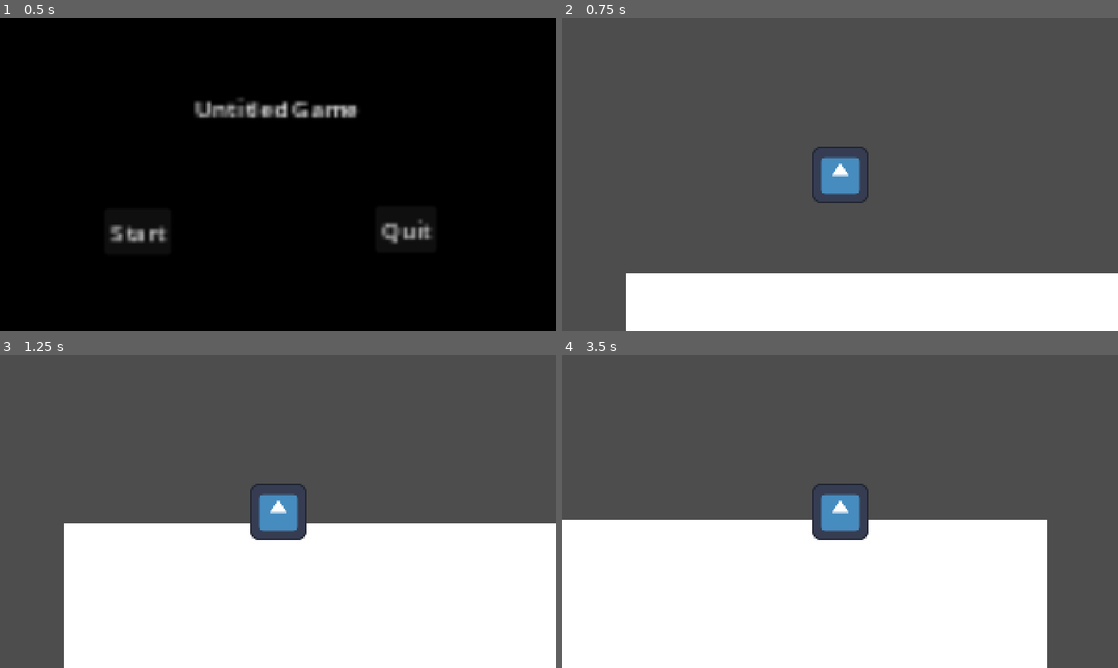
Above: before the commit, frames 1-4 (two rows, left to right).
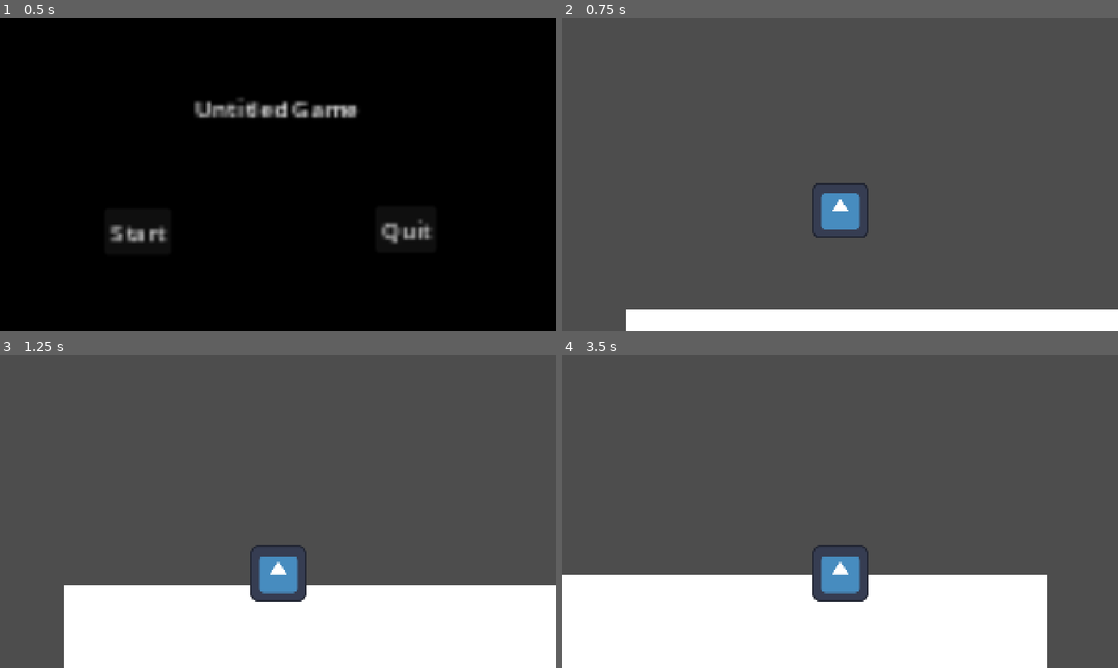
Above: after the commit, the same moments.

Repository: Jes-lan/Gamejam2025
Game: Godot game, scene res://scenes/splash_screen.tscn
The game is run twice, just before and just after one commit, with the same random seed, the same clock (stepped at 60 frames per second) and the same inputs. The engine's default icon, where the game draws it, is replaced by a stand-in: a white triangle on a blue panel in a dark square. Video files are missing from this copy of the repository; at most half a second of black plays in their place.
Inputs (mouse positions are in pixels of both pictures, inside the frame that each line leads up to):
- Up to frame 1 (0.5 s): no input
- Up to frame 2 (0.75 s): click "Start" at 0.5 s
- Up to frame 3 (1.25 s): no input
- Up to frame 4 (3.5 s): move the mouse to (962, 495) at 1.27 s; hold Z (rolling) 1.28-2.03 s; hold Right (ui_right) 1.28-2.78 s; tap Space (jumping) at 1.52, 2.27 s; click (962, 495) at 1.55 s; move the mouse to (728, 527) at 2.02 s; click (728, 527) at 2.1 s; tap Z (rolling) at 2.3 s; move the mouse to (895, 442) at 2.77 s; hold Left (ui_left) from 2.78 s (still down); hold Z (rolling) from 2.78 s (still down); click (895, 442) at 3.05 s

Frame 1 is identical in both runs. In frame 2, 12% of the frame differs, in the area x 11-100%, y 41-94%; in frame 3, 18%, in the area x 11-100%, y 41-79%; in frame 4, 17%.

Commit message:
Add frog character assets and scene configuration
- Imported frog texture as a compressed texture for optimized performance.
- Created a new scene for the frog character, including a sprite and collision shape.
- Linked the imported texture to the frog sprite in the scene.

Diff:
--- /dev/null
+++ b/characters/frog.tscn
@@ -0,0 +1,13 @@
+[gd_scene load_steps=3 format=3 uid="uid://uxtgr4cx8jov"]
+
+[ext_resource type="Texture2D" uid="uid://dfqre4jnfu4il" path="res://assets/frog.png" id="1_jng8l"]
+
+[sub_resource type="CapsuleShape2D" id="CapsuleShape2D_jng8l"]
+
+[node name="Frog" type="CharacterBody2D"]
+
+[node name="Frog" type="Sprite2D" parent="."]
+texture = ExtResource("1_jng8l")
+
+[node name="CollisionShape2D" type="CollisionShape2D" parent="."]
+shape = SubResource("CapsuleShape2D_jng8l")
--- a/characters/player.tscn
+++ b/characters/player.tscn
@@ -15,4 +15,6 @@
 shape = SubResource("CircleShape2D_3eadt")
 
 [node name="Camera2D" type="Camera2D" parent="."]
+offset = Vector2(0, -70)
 zoom = Vector2(1.5, 1.5)
+drag_vertical_enabled = true
--- a/project.godot
+++ b/project.godot
@@ -29,15 +29,40 @@
 
 [input]
 
+ui_left={
+"deadzone": 0.5,
+"events": [Object(InputEventKey,"resource_local_to_scene":false,"resource_name":"","device":0,"window_id":0,"alt_pressed":false,"shift_pressed":false,"ctrl_pressed":false,"meta_pressed":false,"pressed":false,"keycode":4194319,"physical_keycode":0,"key_label":0,"unicode":0,"location":0,"echo":false,"script":null)
+, Object(InputEventJoypadButton,"resource_local_to_scene":false,"resource_name":"","device":0,"button_index":13,"pressure":0.0,"pressed":false,"script":null)
+, Object(InputEventJoypadMotion,"resource_local_to_scene":false,"resource_name":"","device":0,"axis":0,"axis_value":-1.0,"script":null)
+, Object(InputEventKey,"resource_local_to_scene":false,"resource_name":"","device":-1,"window_id":0,"alt_pressed":false,"shift_pressed":false,"ctrl_pressed":false,"meta_pressed":false,"pressed":false,"keycode":0,"physical_keycode":65,"key_label":0,"unicode":97,"location":0,"echo":false,"script":null)
+]
+}
+ui_right={
+"deadzone": 0.5,
+"events": [Object(InputEventKey,"resource_local_to_scene":false,"resource_name":"","device":0,"window_id":0,"alt_pressed":false,"shift_pressed":false,"ctrl_pressed":false,"meta_pressed":false,"pressed":false,"keycode":4194321,"physical_keycode":0,"key_label":0,"unicode":0,"location":0,"echo":false,"script":null)
+, Object(InputEventJoypadButton,"resource_local_to_scene":false,"resource_name":"","device":0,"button_index":14,"pressure":0.0,"pressed":false,"script":null)
+, Object(InputEventJoypadMotion,"resource_local_to_scene":false,"resource_name":"","device":0,"axis":0,"axis_value":1.0,"script":null)
+, Object(InputEventKey,"resource_local_to_scene":false,"resource_name":"","device":-1,"window_id":0,"alt_pressed":false,"shift_pressed":false,"ctrl_pressed":false,"meta_pressed":false,"pressed":false,"keycode":0,"physical_keycode":68,"key_label":0,"unicode":100,"location":0,"echo":false,"script":null)
+]
+}
 rolling={
 "deadzone": 0.2,
 "events": [Object(InputEventKey,"resource_local_to_scene":false,"resource_name":"","device":-1,"window_id":0,"alt_press …(192 unchanged characters)…
 , Object(InputEventKey,"resource_local_to_scene":false,"resource_name":"","device":-1,"window_id":0,"alt_pressed":false …(186 unchanged characters)…
+, Object(InputEventJoypadButton,"resource_local_to_scene":false,"resource_name":"","device":-1,"button_index":1,"pressure":0.0,"pressed":true,"script":null)
 ]
 }
 jumping={
 "deadzone": 0.2,
 "events": [Object(InputEventKey,"resource_local_to_scene":false,"resource_name":"","device":-1,"window_id":0,"alt_press …(191 unchanged characters)…
 , Object(InputEventKey,"resource_local_to_scene":false,"resource_name":"","device":-1,"window_id":0,"alt_pressed":false …(183 unchanged characters)…
+, Object(InputEventJoypadButton,"resource_local_to_scene":false,"resource_name":"","device":-1,"button_index":10,"pressure":0.0,"pressed":true,"script":null)
 ]
 }
+attack={
+"deadzone": 0.2,
+"events": [Object(InputEventMouseButton,"resource_local_to_scene":false,"resource_name":"","device":-1,"window_id":0,"alt_pressed":false,"shift_pressed":false,"ctrl_pressed":false,"meta_pressed":false,"button_mask":1,"position":Vector2(201, 25),"global_position":Vector2(210, 73),"factor":1.0,"button_index":1,"canceled":false,"pressed":true,"double_click":false,"script":null)
+, Object(InputEventKey,"resource_local_to_scene":false,"resource_name":"","device":-1,"window_id":0,"alt_pressed":false,"shift_pressed":false,"ctrl_pressed":false,"meta_pressed":false,"pressed":false,"keycode":0,"physical_keycode":67,"key_label":0,"unicode":99,"location":0,"echo":false,"script":null)
+, Object(InputEventJoypadButton,"resource_local_to_scene":false,"resource_name":"","device":-1,"button_index":0,"pressure":0.0,"pressed":true,"script":null)
+]
+}
--- a/scenes/level_1.tscn
+++ b/scenes/level_1.tscn
@@ -3,7 +3,7 @@
 [ext_resource type="PackedScene" uid="uid://dkxj85k7t76i7" path="res://characters/player.tscn" id="1_014kd"]
 
 [sub_resource type="RectangleShape2D" id="RectangleShape2D_gkh53"]
-size = Vector2(1250, 530)
+size = Vector2(1250, 512)
 
 [node name="Level1" type="Node2D"]
 
@@ -11,7 +11,7 @@
 position = Vector2(256, 608)
 
 [node name="CollisionShape2D" type="CollisionShape2D" parent="StaticBody2D"]
-position = Vector2(615, 255)
+position = Vector2(615, 264)
 shape = SubResource("RectangleShape2D_gkh53")
 
 [node name="ColorRect" type="ColorRect" parent="StaticBody2D"]
--- a/scripts/player.gd
+++ b/scripts/player.gd
@@ -3,6 +3,7 @@
 
 var SPEED = 300.0
 var JUMP_VELOCITY = -400.0
+var HEALTH = 3
 
 func movement(delta: float) -> void:
 	# Add the gravity.
@@ -28,7 +29,23 @@
 		velocity.x = move_toward(velocity.x, 0, SPEED)
 
 
+func _attack():
+	# Attack logic here
+	if Input.is_action_just_pressed("attack"):
+		print("Attack!")
+
+
+func hurt():
+	# Hurt logic here
+	HEALTH -= 1
+	if HEALTH <= 0:
+		print("Game Over")
+		get_tree().change_scene_to_file("res://scenes/game_over.tscn")
+
 func _physics_process(delta: float) -> void:
 	movement(delta)
+	if !Input.is_action_pressed("rolling"):
+		_attack()
+
 	# Move the character.
 	move_and_slide()
Binary file added: assets/frog.png
Not shown, added: assets/frog.png.import
